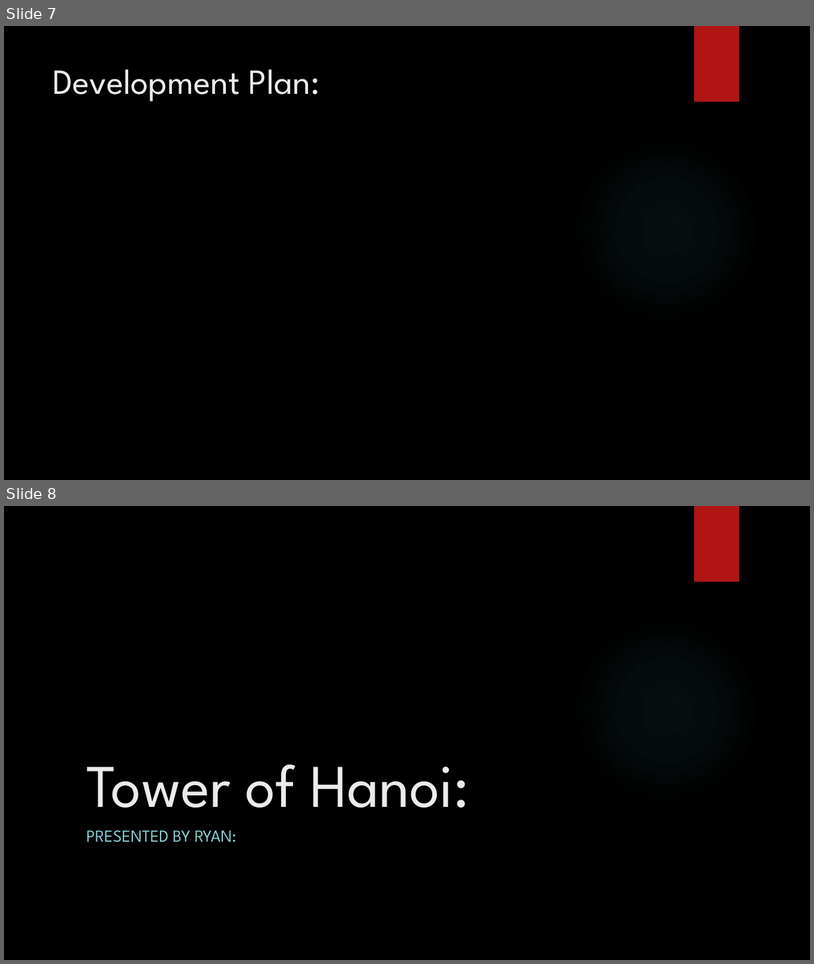
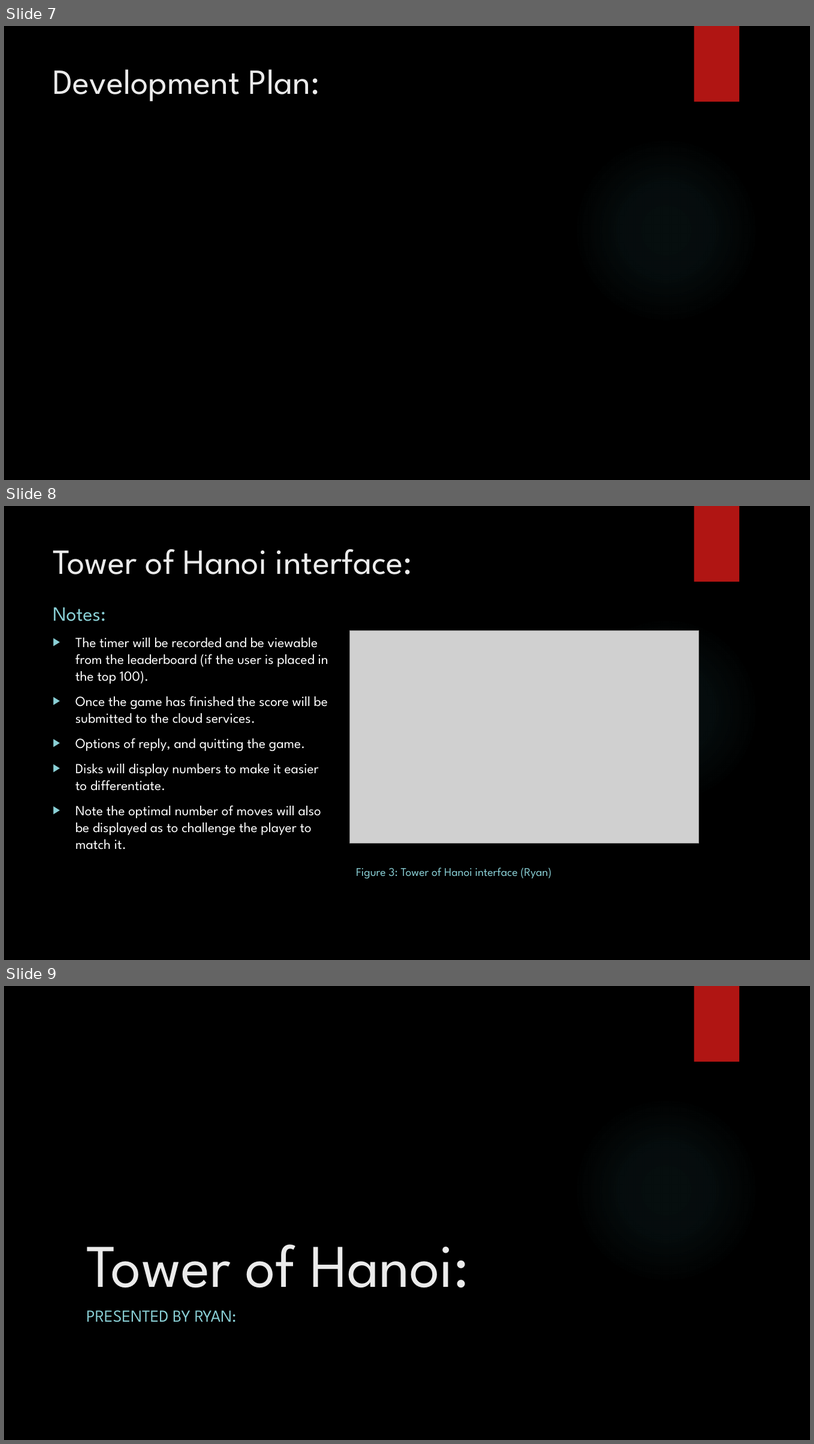
Before and after one commit to IgnitionOrk/SCaR_Arcade, a slide deck: SCaRArcade.pptx. Shown one above the other, each under a label of ours: slides 7 and 8 before the commit, slides 7, 8 and 9 after it. The pictures are 814x964 and 814x1444 pixels, drawn with LibreOffice and Linux fonts; fonts in the diff are those of the drawing; grey boxes stand for pictures; background and template pictures are left out. Boxes give left, top, right and bottom in pixels: in the first picture for what was removed or moved away, otherwise in the second. Text is boxed around its words. In the diff, an @@ line names an element or a change of style, - is before the commit and + after.

Commit message:
Added the tower of hanoi slide

```diff
--- a/SCaRArcade.pptx
+++ b/SCaRArcade.pptx
@@ slide 8 added at (x1=4, y1=506, x2=810, y2=960), background picture (left out); not listed: 2 template elements that a slide beside it also shows @@
@@ title added at (x1=53, y1=549, x2=413, y2=574), 42 pt, text #EBEBEB @@
+Tower of Hanoi interface:
@@ text added at (x1=53, y1=607, x2=105, y2=621), 24 pt, text #8AD0D6 @@
+Notes:
@@ picture added at (x1=350, y1=631, x2=699, y2=843) @@
@@ text added at (x1=75, y1=637, x2=329, y2=849), 16.6 pt, text #FFFFFF @@
+▶ The timer will be recorded and be viewable from the leaderboard (if the user is placed in the top 100).
+▶ Once the game has finished the score will be submitted to the cloud services.
+▶ Options of reply, and quitting the game.
+▶ Disks will display numbers to make it easier to differentiate.
+▶ Note the optimal number of moves will also be displayed as to challenge the player to match it.
@@ text added at (x1=356, y1=867, x2=552, y2=879), 14 pt, text #8AD0D6 @@
+Figure 3: Tower of Hanoi interface (Ryan)
@@ what was slide 8 is now slide 9 @@
```
Also in this commit, not shown: 1 slide changed.
